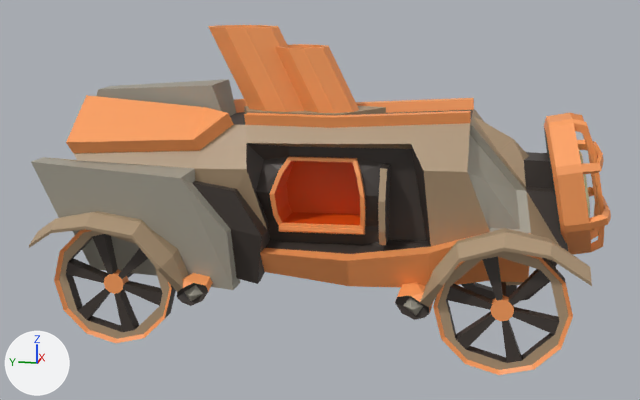
Two versions of the glTF model godot-project/models/carro.glb, one commit apart.
One viewpoint serves both versions: a 50 mm camera at (-9.6, -2.26, 1.98) aimed at (-0.07, -0.35, -0.4). Every picture has the same lights, and +X, +Y and +Z are marked at lower left. Where no turn or scale is listed for an object, it has been applied to the vertices. Vertices at the same position are counted once.
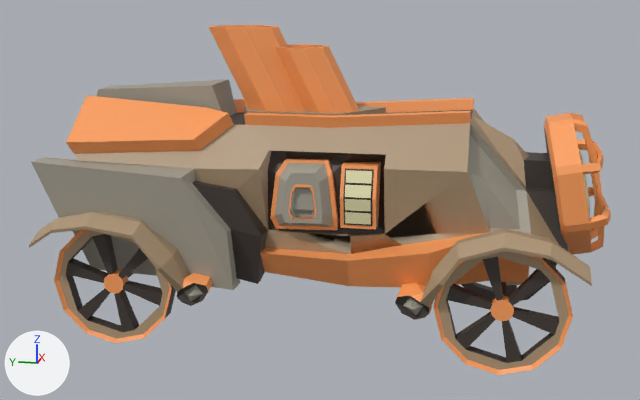
Commit message: agregado tanque de agua en el carro

Pixel boxes (x1, y1, x2, y2) of what changed, in the pictures (640 x 400 px):
'waterlvl.004', added
    after: (345, 170, 372, 184)
'waterlvl.003', added
    after: (345, 185, 371, 198)
'waterlvl.002', added
    after: (345, 199, 371, 211)
'waterlvl.001', added
    after: (345, 212, 371, 225)
part 1 of me_cube, built on
    before: (195, 125, 490, 254)
    after: (46, 125, 490, 254)
part 2 of me_cube, recoloured
    before: (284, 161, 293, 171)
    after: (280, 163, 291, 176)

The change, as a list of edits to the scene's bpy script:
```text
Change me_cube:
    used by ob_cube; location = (0.0, 0.0, 0.0)
    remove me_cube.from_pydata(...)  # 479 vertices, 952 faces; spans x -1.1..1.1, y -3.06..2.58, z -1.23..1.5
    add me_cube.from_pydata(...)  # 536 vertices, 1069 faces; spans x -1.1..1.1, y -3.06..2.58, z -1.23..1.5
    me_cube part 1
    55 vertices are removed from x -0.89..-0.16, y -1.65..0.31, z -0.78..0.33
    145 faces are deleted
    5 vertices in x -0.67..-0.52, y -0.14..-0.02, z 0.01..0.17 move by (-0.12, 0.0, 0.0)
    3 vertices in x -0.67..-0.52, y -0.9..-0.84, z 0.05..0.18 move by (-0.12, 0.28, 0.0)
    15 vertices move from x -0.88..-0.16, y -1.42..0.17, z -0.52..0.39 to x -0.88..-0.53, y -1.17..0.08, z -0.46..0.27
    96 vertices are added at x -0.9..-0.65, y -1.36..0.13, z -0.68..0.27
    16 new vertices lie (0.0, 0.25, 0.0) away from vertices in x -0.9..-0.79, y -1.03, z -0.44..0.1
    36 new faces join them, mat_carro_wall (beige #af9677)
    69 new faces join them, mat_brass (orange #ffa15e)
    59 new faces join them, mat_steel (grey #a7a294)
    98 new faces join them, mat_dark_areas (black #413933)
    me_cube part 2: 1 face spanning x -0.86..-0.71, y -0.21..-0.06, z 0.01..0.14 switches from mat_caldera (orange #e74f00) to mat_steel (grey #a7a294)
Add me_cube_036:
    me_cube_036.from_pydata([(-0.788, -0.772, 0.104), (-0.788, -1.039, 0.104), (-0.828, -0.772, -0.016), (-0.828, -1.039, -0.016), (-0.808, -0.772, 0.106), (-0.808, -1.039, 0.106), (-0.848, -1.039, -0.013), (-0.848, -0.772, -0.013)], [], [(3, 1, 5), (3, 5, 6), (0, 2, 7), (0, 7, 4), (4, 7, 6), (4, 6, 5), (2, 3, 6), (2, 6, 7), (1, 0, 4), (1, 4, 5)])
    me_cube_036.materials.append(mat_focus)  # beige #e7e2b2
Add me_cube_035:
    me_cube_035.from_pydata([(-0.875, -0.772, -0.157), (-0.875, -1.039, -0.157), (-0.835, -0.772, -0.037), (-0.835, -1.039, -0.037), (-0.895, -1.039, -0.154), (-0.895, -0.772, -0.154), (-0.855, -0.772, -0.035), (-0.855, -1.039, -0.035)], [], [(3, 2, 6), (3, 6, 7), (6, 5, 4), (6, 4, 7), (2, 0, 5), (2, 5, 6), (1, 3, 7), (1, 7, 4), (0, 1, 4), (0, 4, 5)])
    me_cube_035.materials.append(mat_focus)  # beige #e7e2b2
Add me_cube_034:
    me_cube_034.from_pydata([(-0.876, -1.038, -0.179), (-0.876, -0.774, -0.179), (-0.857, -1.038, -0.301), (-0.857, -0.774, -0.301), (-0.897, -1.038, -0.177), (-0.897, -0.774, -0.177), (-0.877, -1.038, -0.299), (-0.877, -0.774, -0.299)], [], [(1, 3, 7), (1, 7, 5), (6, 4, 5), (6, 5, 7), (3, 2, 6), (3, 6, 7), (0, 1, 5), (0, 5, 4), (2, 0, 4), (2, 4, 6)])
    me_cube_034.materials.append(mat_focus)  # beige #e7e2b2
Add me_cube_022:
    me_cube_022.from_pydata([(-0.833, -1.038, -0.445), (-0.833, -0.774, -0.445), (-0.853, -1.038, -0.324), (-0.853, -0.774, -0.324), (-0.853, -1.038, -0.443), (-0.853, -0.774, -0.443), (-0.873, -0.774, -0.321), (-0.873, -1.038, -0.321)], [], [(4, 7, 6), (4, 6, 5), (0, 2, 7), (0, 7, 4), (3, 1, 5), (3, 5, 6), (1, 0, 4), (1, 4, 5), (2, 3, 6), (2, 6, 7)])
    me_cube_022.materials.append(mat_focus)  # beige #e7e2b2
Add ob_waterlvl_004:
    ob_waterlvl_004 = bpy.data.objects.new('waterlvl.004', me_cube_036)
    ob_waterlvl_004.location = (0.0, 0.0, 0.0)
Add ob_waterlvl_003:
    ob_waterlvl_003 = bpy.data.objects.new('waterlvl.003', me_cube_035)
    ob_waterlvl_003.location = (0.0, 0.0, 0.0)
Add ob_waterlvl_002:
    ob_waterlvl_002 = bpy.data.objects.new('waterlvl.002', me_cube_034)
    ob_waterlvl_002.location = (0.0, 0.0, 0.0)
Add ob_waterlvl_001:
    ob_waterlvl_001 = bpy.data.objects.new('waterlvl.001', me_cube_022)
    ob_waterlvl_001.location = (0.0, 0.0, 0.0)
```
